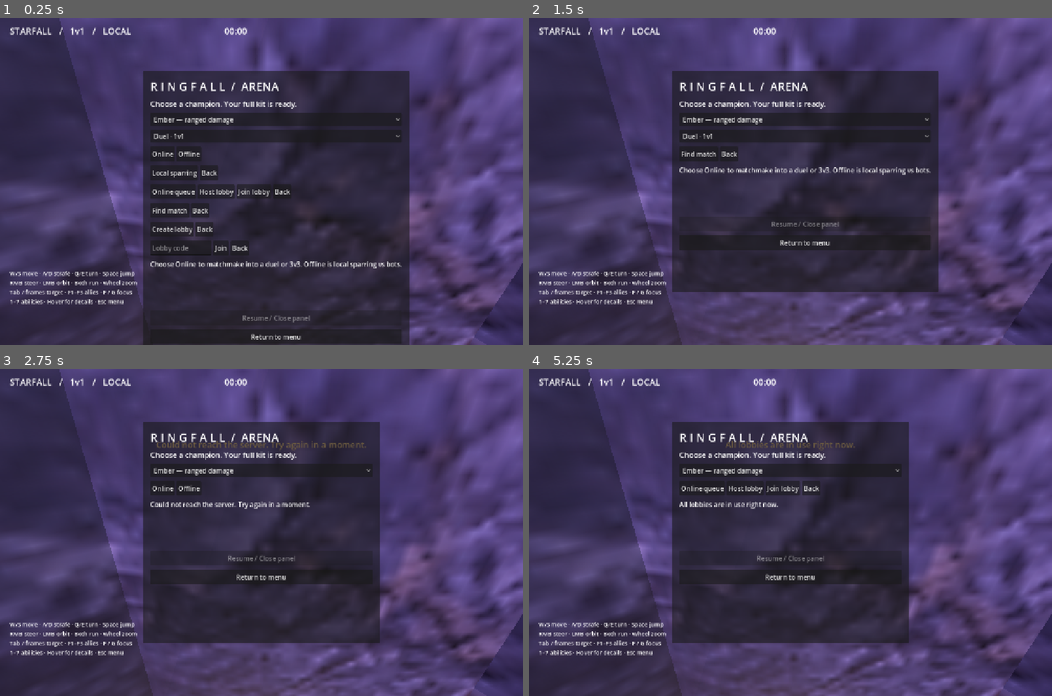
Above: before the commit, frames 1-4 (two rows, left to right).
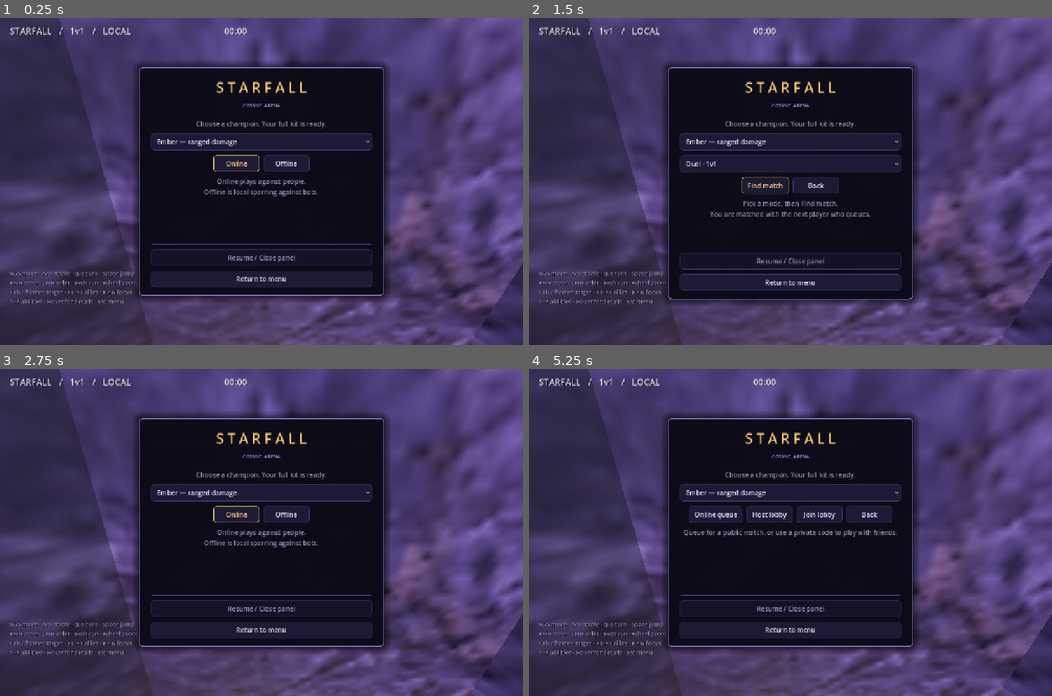
Above: after the commit, the same moments.

Repository: mrwells99/starfall
Game: Godot game, scene res://arena.tscn
Two runs of this game, one before a commit and one after it. Both use one fixed random seed, a clock stepped at 60 frames per second and the inputs below.
Inputs:
- Up to frame 1 (0.25 s): no input
- Up to frame 2 (1.5 s): click "Online" at 0.5 s; click "Online queue" at 1.25 s
- Up to frame 3 (2.75 s): click "Find match" at 2 s
- Up to frame 4 (5.25 s): click "Online" at 2.75 s; click "Host lobby" at 3.5 s; click "Create lobby" at 4.25 s; click "Back" at 5 s

The runs differ from the first frame. In frame 1, 35% of the frame differs, in the area x 1-79%, y 3-100%; in frame 2, 27%; in frame 3, 28%; in frame 4, 27%.

Commit message:
Rebuild the interface: palette, styled controls, and two real bugs
The menu was default Godot controls on a flat rectangle. It now has a single
palette and one shape language.

Two bugs found while looking at it, both visible on the launch screen:

- The panel title still read "R I N G F A L L / ARENA". Missed by the rename.
- _ready() never called refresh_menu(), and that function is what shows and
  hides the submenu rows. So the first thing a player saw was every row at
  once — Online, Offline, Local sparring, the three lobby rows and the code
  field, stacked. It only tidied itself after the first state change.

Interface work:

- One palette (UI_VOID..UI_ROSE) and one box helper drive every surface, so
  menu, HUD and hotbar share a radius, border weight and padding.
- Accents are rationed: gold marks the single action a screen is offering, so
  Online, Find match, Create lobby, Join and Local sparring carry it and
  nothing else does. Violet is highlight, cyan friendly, rose hostile.
- Panel gets a bordered, shadowed shell, a wordmark, a rule and centred
  supporting text instead of a left-aligned stack of same-weight controls.
- Button rows are centred and evenly spaced; a growing spacer pushes the
  session controls to the foot of the panel rather than leaving a hole in it.
- OptionButton popups are styled too — they keep the engine default otherwise
  and read as a different application when opened.
- Labels carry their own shadow because they sit over moving art.
- Helper text is now specific to the screen you are on rather than one sentence
  repeated on all six.

Combat 57/57, UI 87/87, art 91/91, and all four network suites.

Co-Authored-By: Claude Opus 5 <noreply@anthropic.com>

Diff:
--- a/scripts/arena.gd
+++ b/scripts/arena.gd
@@ -8,6 +8,37 @@
 # same number the simulation uses, so it lives here rather than inline.
 const GCD_DURATION := 1.5
 const CooldownOverlay = preload("res://scripts/cooldown_overlay.gd")
+
+# --- UI palette ---------------------------------------------------------------
+# One place for every colour the interface uses, so the menu, the HUD and the
+# hotbar stay in step. Keyed to the cosmic sanctum: void-blue grounds, slate
+# structure, and a small number of bright accents that only appear on things the
+# player can act on.
+const UI_VOID := Color("0b0a16")        # deepest ground, panel fill
+const UI_PANEL := Color("141227")       # raised surface
+const UI_SURFACE := Color("1d1a35")     # controls at rest
+const UI_SURFACE_HI := Color("2b2650")  # controls under the cursor
+const UI_EDGE := Color("3b3566")        # ordinary borders
+const UI_EDGE_HI := Color("8f7fd4")     # borders that want attention
+const UI_TEXT := Color("e8e6f5")
+const UI_TEXT_DIM := Color("9a94bd")
+const UI_ACCENT := Color("f4c778")      # gold: confirm, primary action
+const UI_VIOLET := Color("c9a0ff")      # arcane highlight
+const UI_CYAN := Color("6fe3ff")        # ally / friendly
+const UI_ROSE := Color("ff7d92")        # enemy / danger
+
+# Fills a StyleBoxFlat so every surface shares one shape language.
+func ui_box(fill: Color, edge: Color, radius: int = 6, width: int = 1) -> StyleBoxFlat:
+	var box := StyleBoxFlat.new()
+	box.bg_color = fill
+	box.border_color = edge
+	box.set_border_width_all(width)
+	box.set_corner_radius_all(radius)
+	box.content_margin_left = 14
+	box.content_margin_right = 14
+	box.content_margin_top = 7
+	box.content_margin_bottom = 7
+	return box
 var actors: Dictionary = {}
 var local_id := 1
 var selected_id := -1
@@ -97,6 +128,10 @@
 	multiplayer.connection_failed.connect(on_connection_failed)
 	multiplayer.server_disconnected.connect(func(): leave_session("Host disconnected."))
 	multiplayer.peer_disconnected.connect(on_peer_left)
+	# Rows are shown and hidden by refresh_menu(). Without a first call, the
+	# launch screen displayed every submenu at once — Online, Offline, the lobby
+	# rows and the code field all stacked on top of each other.
+	refresh_menu()
 	parse_arguments()
 
 func authoritative() -> bool:
@@ -127,6 +162,12 @@
 	var label := Label.new()
 	label.text = text
 	label.add_theme_font_size_override("font_size", font_size)
+	# Everything sits on dark, moving art, so text carries its own shadow rather
+	# than relying on the background staying dark behind it.
+	label.add_theme_color_override("font_color", UI_TEXT)
+	label.add_theme_color_override("font_shadow_color", Color(0, 0, 0, 0.75))
+	label.add_theme_constant_override("shadow_offset_x", 1)
+	label.add_theme_constant_override("shadow_offset_y", 1)
 	label.mouse_filter = Control.MOUSE_FILTER_IGNORE
 	parent.add_child(label)
 	return label
@@ -134,24 +175,63 @@
 func add_button(parent: Node, text: String, callback: Callable) -> Button:
 	var button := Button.new()
 	button.text = text
-	button.custom_minimum_size.y = 36
+	button.custom_minimum_size = Vector2(112, 40)
 	button.focus_mode = Control.FOCUS_NONE
+	style_button(button)
 	button.pressed.connect(callback)
 	parent.add_child(button)
 	return button
+
+# `primary` marks the one action a screen is really offering — it gets the gold
+# edge so a menu reads at a glance instead of presenting a wall of equal buttons.
+func style_button(button: Button, primary: bool = false) -> void:
+	var edge := UI_ACCENT if primary else UI_EDGE
+	button.add_theme_stylebox_override("normal", ui_box(UI_SURFACE, edge))
+	button.add_theme_stylebox_override("hover", ui_box(UI_SURFACE_HI, UI_EDGE_HI))
+	button.add_theme_stylebox_override("pressed", ui_box(UI_VOID, UI_ACCENT))
+	button.add_theme_stylebox_override("disabled", ui_box(UI_PANEL, UI_EDGE))
+	button.add_theme_color_override("font_color", UI_ACCENT if primary else UI_TEXT)
+	button.add_theme_color_override("font_hover_color", Color.WHITE)
+	button.add_theme_color_override("font_pressed_color", UI_ACCENT)
+	button.add_theme_color_override("font_disabled_color", UI_TEXT_DIM)
+	button.add_theme_font_size_override("font_size", 16)
+
+# A one-pixel divider. Cheaper than a texture and it keeps sections apart
+# without adding another box.
+func style_picker(picker: OptionButton) -> void:
+	picker.custom_minimum_size.y = 42
+	picker.focus_mode = Control.FOCUS_NONE
+	picker.add_theme_stylebox_override("normal", ui_box(UI_SURFACE, UI_EDGE))
+	picker.add_theme_stylebox_override("hover", ui_box(UI_SURFACE_HI, UI_EDGE_HI))
+	picker.add_theme_stylebox_override("pressed", ui_box(UI_VOID, UI_ACCENT))
+	picker.add_theme_stylebox_override("focus", ui_box(UI_SURFACE, UI_EDGE_HI))
+	picker.add_theme_color_override("font_color", UI_TEXT)
+	picker.add_theme_color_override("font_hover_color", Color.WHITE)
+	picker.add_theme_font_size_override("font_size", 16)
+	# The popup is a separate control tree and keeps the engine default unless
+	# it is dressed too, which reads as a different application entirely.
+	var popup := picker.get_popup()
+	popup.add_theme_stylebox_override("panel", ui_box(UI_PANEL, UI_EDGE_HI, 8))
+	popup.add_theme_color_override("font_color", UI_TEXT)
+	popup.add_theme_color_override("font_hover_color", UI_ACCENT)
+	popup.add_theme_font_size_override("font_size", 16)
+
+func ui_rule() -> Control:
+	var rule := ColorRect.new()
+	rule.color = UI_EDGE
+	rule.custom_minimum_size.y = 1
+	rule.mouse_filter = Control.MOUSE_FILTER_IGNORE
+	return rule
 
 func styled_bar(color: Color, height: float) -> ProgressBar:
 	var bar := ProgressBar.new()
 	bar.custom_minimum_size = Vector2(280, height)
 	bar.show_percentage = false
 	bar.mouse_filter = Control.MOUSE_FILTER_IGNORE
-	var back := StyleBoxFlat.new()
-	back.bg_color = Color("16202c")
-	back.set_border_width_all(1)
-	back.border_color = Color("657586")
-	bar.add_theme_stylebox_override("background", back)
+	bar.add_theme_stylebox_override("background", ui_box(UI_VOID, UI_EDGE, 4))
 	var fill := StyleBoxFlat.new()
 	fill.bg_color = color
+	fill.set_corner_radius_all(4)
 	bar.add_theme_stylebox_override("fill", fill)
 	var amount := Label.new()
 	bar.add_child(amount)
@@ -166,6 +246,7 @@
 
 func unit_frame(pos: Vector2, color: Color) -> VBoxContainer:
 	var frame := VBoxContainer.new()
+	frame.add_theme_constant_override("separation", 3)
 	frame.position = pos
 	frame.mouse_filter = Control.MOUSE_FILTER_STOP
 	frame.gui_input.connect(on_unit_frame_input.bind(frame))
@@ -205,6 +286,7 @@
 	for i in range(3):
 		enemy_buttons.append(add_button(enemy_box, "", select_enemy.bind(i)))
 	var help := add_label(ui, "W/S move · A/D strafe · Q/E turn · Space jump\nRMB steer · LMB orbit · Both run · Wheel zoom\nTab / frames target · F1–F3 allies · F / G focus\n1–7 abilities · Hover for details · Esc menu", 14)
+	help.add_theme_color_override("font_color", UI_TEXT_DIM)
 	help.set_anchors_and_offsets_preset(Control.PRESET_BOTTOM_LEFT)
 	help.offset_left = 24
 	help.offset_top = -185
@@ -239,58 +321,96 @@
 	panel = PanelContainer.new()
 	ui.add_child(panel)
 	panel.set_anchors_and_offsets_preset(Control.PRESET_CENTER)
-	panel.offset_left = -290
-	panel.offset_top = -270
-	panel.offset_right = 290
-	panel.offset_bottom = 270
-	panel.custom_minimum_size = Vector2(580, 520)
+	panel.offset_left = -300
+	panel.offset_top = -280
+	panel.offset_right = 300
+	panel.offset_bottom = 280
+	panel.custom_minimum_size = Vector2(600, 560)
+	var shell := ui_box(Color(UI_VOID.r, UI_VOID.g, UI_VOID.b, 0.94), UI_EDGE_HI, 10, 2)
+	shell.content_margin_left = 0
+	shell.content_margin_right = 0
+	shell.content_margin_top = 0
+	shell.content_margin_bottom = 0
+	shell.shadow_color = Color(0, 0, 0, 0.55)
+	shell.shadow_size = 18
+	panel.add_theme_stylebox_override("panel", shell)
 	var margin := MarginContainer.new()
-	for side in ["left", "right", "top", "bottom"]:
-		margin.add_theme_constant_override("margin_" + side, 18)
+	for side in ["left", "right"]:
+		margin.add_theme_constant_override("margin_" + side, 30)
+	margin.add_theme_constant_override("margin_top", 26)
+	margin.add_theme_constant_override("margin_bottom", 22)
 	panel.add_child(margin)
 	var stack := VBoxContainer.new()
-	stack.add_theme_constant_override("separation", 10)
+	stack.add_theme_constant_override("separation", 12)
 	margin.add_child(stack)
-	add_label(stack, "R I N G F A L L  /  ARENA", 28)
-	result_text = add_label(stack, "Choose a champion. Your full kit is ready.", 18)
+	var wordmark := add_label(stack, "S T A R F A L L", 34)
+	wordmark.horizontal_alignment = HORIZONTAL_ALIGNMENT_CENTER
+	wordmark.add_theme_color_override("font_color", UI_ACCENT)
+	var subtitle := add_label(stack, "COSMIC  ARENA", 12)
+	subtitle.horizontal_alignment = HORIZONTAL_ALIGNMENT_CENTER
+	subtitle.add_theme_color_override("font_color", UI_VIOLET)
+	stack.add_child(ui_rule())
+	result_text = add_label(stack, "Choose a champion. Your full kit is ready.", 16)
+	result_text.horizontal_alignment = HORIZONTAL_ALIGNMENT_CENTER
+	result_text.add_theme_color_override("font_color", UI_TEXT_DIM)
 	champion_choice = OptionButton.new()
 	for title in ["Ember — ranged damage", "Vanguard — melee damage", "Luminary — healer", "Fulcrum — control"]:
 		champion_choice.add_item(title)
+	style_picker(champion_choice)
 	stack.add_child(champion_choice)
 	mode_choice = OptionButton.new()
 	mode_choice.add_item("Duel · 1v1", 1)
 	mode_choice.add_item("Team arena · 3v3", 3)
+	style_picker(mode_choice)
 	stack.add_child(mode_choice)
 	main_row = HBoxContainer.new()
+	main_row.alignment = BoxContainer.ALIGNMENT_CENTER
+	main_row.add_theme_constant_override("separation", 10)
 	stack.add_child(main_row)
-	add_button(main_row, "Online", func(): menu_state = "online"; refresh_menu())
+	style_button(add_button(main_row, "Online", func(): menu_state = "online"; refresh_menu()), true)
 	add_button(main_row, "Offline", func(): menu_state = "offline"; refresh_menu())
 	offline_row = HBoxContainer.new()
+	offline_row.alignment = BoxContainer.ALIGNMENT_CENTER
+	offline_row.add_theme_constant_override("separation", 10)
 	stack.add_child(offline_row)
-	add_button(offline_row, "Local sparring", local_match)
+	style_button(add_button(offline_row, "Local sparring", local_match), true)
 	add_button(offline_row, "Back", func(): menu_state = "main"; refresh_menu())
 	online_row = HBoxContainer.new()
+	online_row.alignment = BoxContainer.ALIGNMENT_CENTER
+	online_row.add_theme_constant_override("separation", 10)
 	stack.add_child(online_row)
 	add_button(online_row, "Online queue", func(): menu_state = "queue"; refresh_menu())
 	add_button(online_row, "Host lobby", func(): menu_state = "host"; refresh_menu())
 	add_button(online_row, "Join lobby", func(): menu_state = "join"; refresh_menu())
 	add_button(online_row, "Back", func(): menu_state = "main"; refresh_menu())
 	queue_row = HBoxContainer.new()
+	queue_row.alignment = BoxContainer.ALIGNMENT_CENTER
+	queue_row.add_theme_constant_override("separation", 10)
 	stack.add_child(queue_row)
-	add_button(queue_row, "Find match", matchmake)
+	style_button(add_button(queue_row, "Find match", matchmake), true)
 	add_button(queue_row, "Back", func(): menu_state = "online"; refresh_menu())
 	host_row = HBoxContainer.new()
+	host_row.alignment = BoxContainer.ALIGNMENT_CENTER
+	host_row.add_theme_constant_override("separation", 10)
 	stack.add_child(host_row)
-	add_button(host_row, "Create lobby", host_lobby)
+	style_button(add_button(host_row, "Create lobby", host_lobby), true)
 	add_button(host_row, "Back", func(): menu_state = "online"; refresh_menu())
 	join_row = HBoxContainer.new()
+	join_row.alignment = BoxContainer.ALIGNMENT_CENTER
+	join_row.add_theme_constant_override("separation", 10)
 	stack.add_child(join_row)
 	code_field = LineEdit.new()
 	code_field.placeholder_text = "Lobby code"
 	code_field.max_length = Config.CODE_LENGTH
-	code_field.custom_minimum_size.x = 150
+	code_field.custom_minimum_size = Vector2(160, 40)
+	code_field.alignment = HORIZONTAL_ALIGNMENT_CENTER
+	code_field.add_theme_stylebox_override("normal", ui_box(UI_VOID, UI_EDGE))
+	code_field.add_theme_stylebox_override("focus", ui_box(UI_VOID, UI_ACCENT))
+	code_field.add_theme_color_override("font_color", UI_ACCENT)
+	code_field.add_theme_color_override("font_placeholder_color", UI_TEXT_DIM)
+	code_field.add_theme_font_size_override("font_size", 20)
 	join_row.add_child(code_field)
-	add_button(join_row, "Join", func(): join_lobby(code_field.text))
+	style_button(add_button(join_row, "Join", func(): join_lobby(code_field.text)), true)
 	add_button(join_row, "Back", func(): menu_state = "online"; refresh_menu())
 	# Players never see the server address; this stays as a value holder for tests
 	# and for the --join= command-line path. It is parented but hidden so the scene
@@ -300,7 +420,14 @@
 	address.hide()
 	stack.add_child(address)
 	lobby_text = add_label(stack, "Choose Online to matchmake into a duel or 3v3. Offline is local sparring vs bots.", 16)
-	lobby_text.custom_minimum_size.y = 115
+	lobby_text.custom_minimum_size.y = 96
+	lobby_text.horizontal_alignment = HORIZONTAL_ALIGNMENT_CENTER
+	lobby_text.add_theme_color_override("font_color", UI_TEXT_DIM)
+	var spacer := Control.new()
+	spacer.size_flags_vertical = Control.SIZE_EXPAND_FILL
+	spacer.mouse_filter = Control.MOUSE_FILTER_IGNORE
+	stack.add_child(spacer)
+	stack.add_child(ui_rule())
 	start_button = add_button(stack, "Start round / Rematch", host_start)
 	start_button.hide()
 	resume_button = add_button(stack, "Resume / Close panel", func():
@@ -697,6 +824,22 @@
 		mode_choice.visible = not in_menu or menu_state in ["queue", "host", "offline"]
 	if requeue_button:
 		requeue_button.visible = phase == "results" and network and not multiplayer.is_server()
+	# refresh_lobby() writes the session status into this label, so only speak
+	# for it while sitting in the menu with nothing to report.
+	if lobby_text and phase == "menu":
+		match menu_state:
+			"online":
+				lobby_text.text = "Queue for a public match, or use a private code to play with friends."
+			"queue":
+				lobby_text.text = "Pick a mode, then Find match.\nYou are matched with the next player who queues."
+			"host":
+				lobby_text.text = "Creates a private lobby and gives you a code to share."
+			"join":
+				lobby_text.text = "Enter the %d-character code a friend gave you." % Config.CODE_LENGTH
+			"offline":
+				lobby_text.text = "Spar against bots.\nEmpty team slots are filled automatically."
+			_:
+				lobby_text.text = "Online plays against people.\nOffline is local sparring against bots."
 
 func host_start() -> void:
 	if authoritative() and phase in ["lobby", "results"]:
Binary file changed: artifacts/ember-hotbar.png
Binary file changed: artifacts/ember-icons-cooldowns.png
Binary file changed: artifacts/ember-icons-ready.png
Binary file changed: artifacts/fulcrum-hotbar.png
Binary file changed: artifacts/hud-cooldowns.png
Binary file changed: artifacts/luminary-hotbar.png
Binary file changed: artifacts/tooltip-short.png
Binary file added: artifacts/ui-menu-after.png
Binary file added: artifacts/ui-menu-before.png
Binary file added: artifacts/ui-online-after.png
Binary file added: artifacts/ui-online-before.png
Binary file changed: artifacts/vanguard-hotbar.png
(and 1 more such lines)
